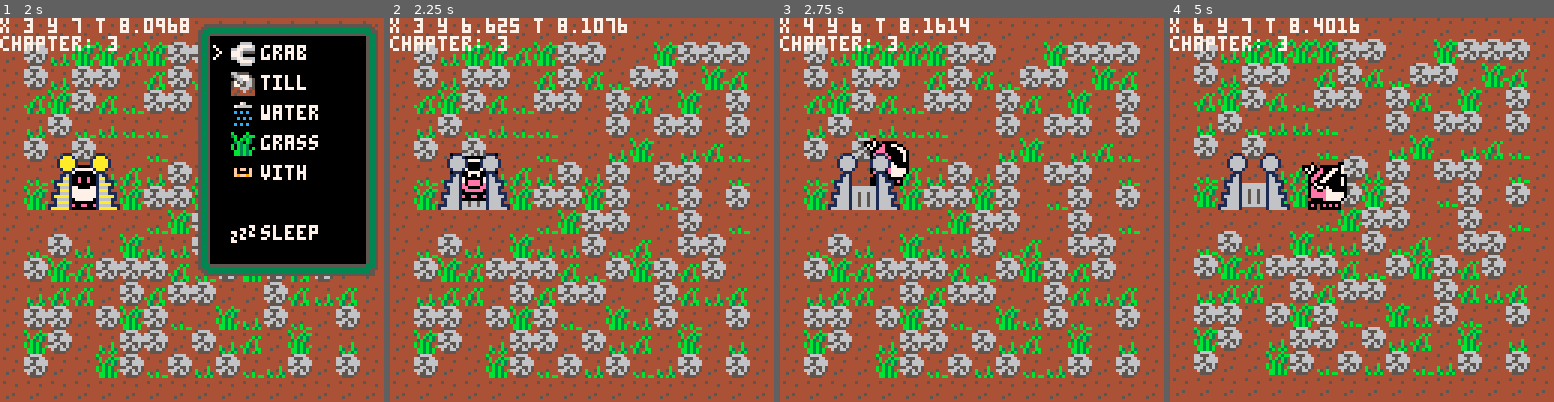
Above: before the commit, frames 1-4 (left to right).
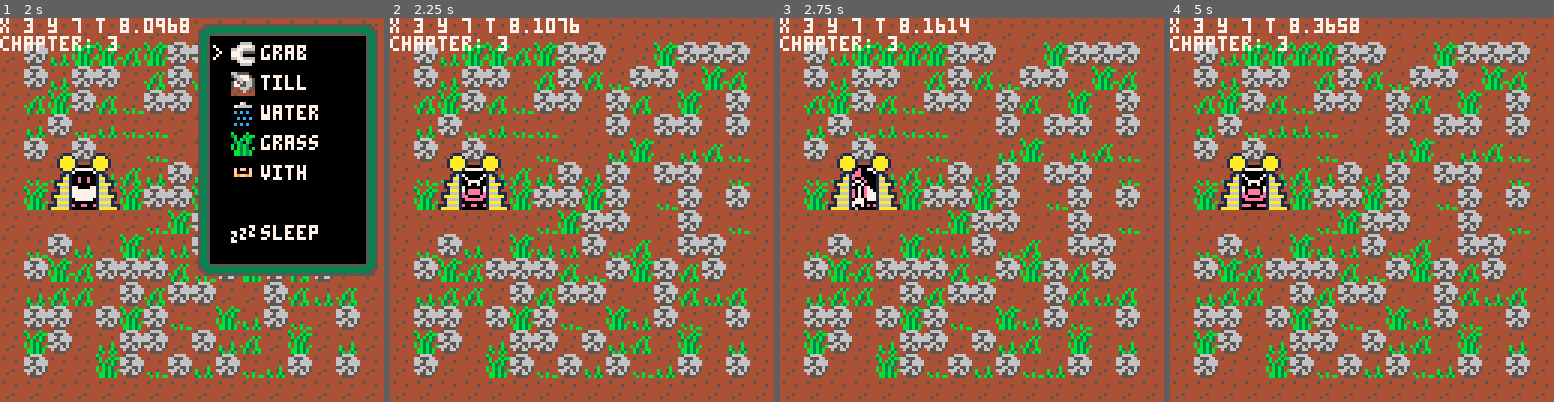
Above: after the commit, the same moments.

Repository: DeCarabas/pico_carts
Game: PICO-8 cartridge robo.p8
Two runs of this game, one before a commit and one after it. Both use one fixed random seed, a clock stepped at 60 frames per second and the inputs below.
Inputs:
- Up to frame 1 (2 s): tap X (X key) at 0.33, 1.07, 1.85 s; tap O (Z key) at 0.7, 1.7 s; hold Right from 1.6 s (still down)
- Up to frame 2 (2.25 s): release Right at 2.1 s; tap O (Z key) at 2.1 s; hold Up from 2.15 s (still down)
- Up to frame 3 (2.75 s): release Up at 2.42 s; hold Right from 2.47 s (still down); tap O (Z key) at 2.5 s
- Up to frame 4 (5 s): tap O (Z key) every 0.4 s from 2.9 to 4.9 s; tap X (X key) at 2.97, 4.08 s; release Right at 3.03 s; hold Left 3.08-3.58 s; hold Down 3.63-3.97 s; hold Right 4.02-4.68 s; hold Up from 4.73 s (still down)

Frame 1 is identical in both runs. In frame 2, 1.7% of the frame differs, in the area x 13-62%, y 0-50%; in frame 3, 2.0%; in frame 4, 33%, in the area x 0-99%, y 0-100%.

Commit message:
Turn before moving

Diff:
--- a/robo.p8
+++ b/robo.p8
@@ -62,7 +62,6 @@
 -- [ ] lightning & fires
 --
 -- :todo: zelda rock sprites
--- :todo: walk change dir first
 -- :todo: energy fn
 -- :todo: save data 4b item
 --        4b qual. reduce game
@@ -402,10 +401,18 @@
    check_objective()
 
    if not is_sleeping and px==tx and py==ty then
-      if btnp(⬅️) then tx=px-1 d=0 end
-      if btnp(➡️) then tx=px+1 d=1 end
-      if btnp(⬇️) then ty=py+1 d=2 end
-      if btnp(⬆️) then ty=py-1 d=3 end
+      if btnp(⬅️) then
+         if d~=0 then d=0 else tx=px-1 end
+      end
+      if btnp(➡️) then
+         if d~=1 then d=1 else tx=px+1 end
+      end
+      if btnp(⬇️) then
+         if d~=2 then d=2 else ty=py+1 end
+      end
+      if btnp(⬆️) then
+         if d~=3 then d=3 else ty=py-1 end
+      end
       if tx<1  then buzz() tx=1  end
       if tx>14 then buzz() tx=14 end
       if ty<1  then buzz() ty=1  end
